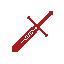
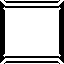
Layered file, before and after one edit (64x64). Changes by layer:
hid "Stab" over [12, 11, 53, 52]
showed "Frame" over [0, 0, 64, 64]
showed "Back" over [0, 0, 64, 64]
